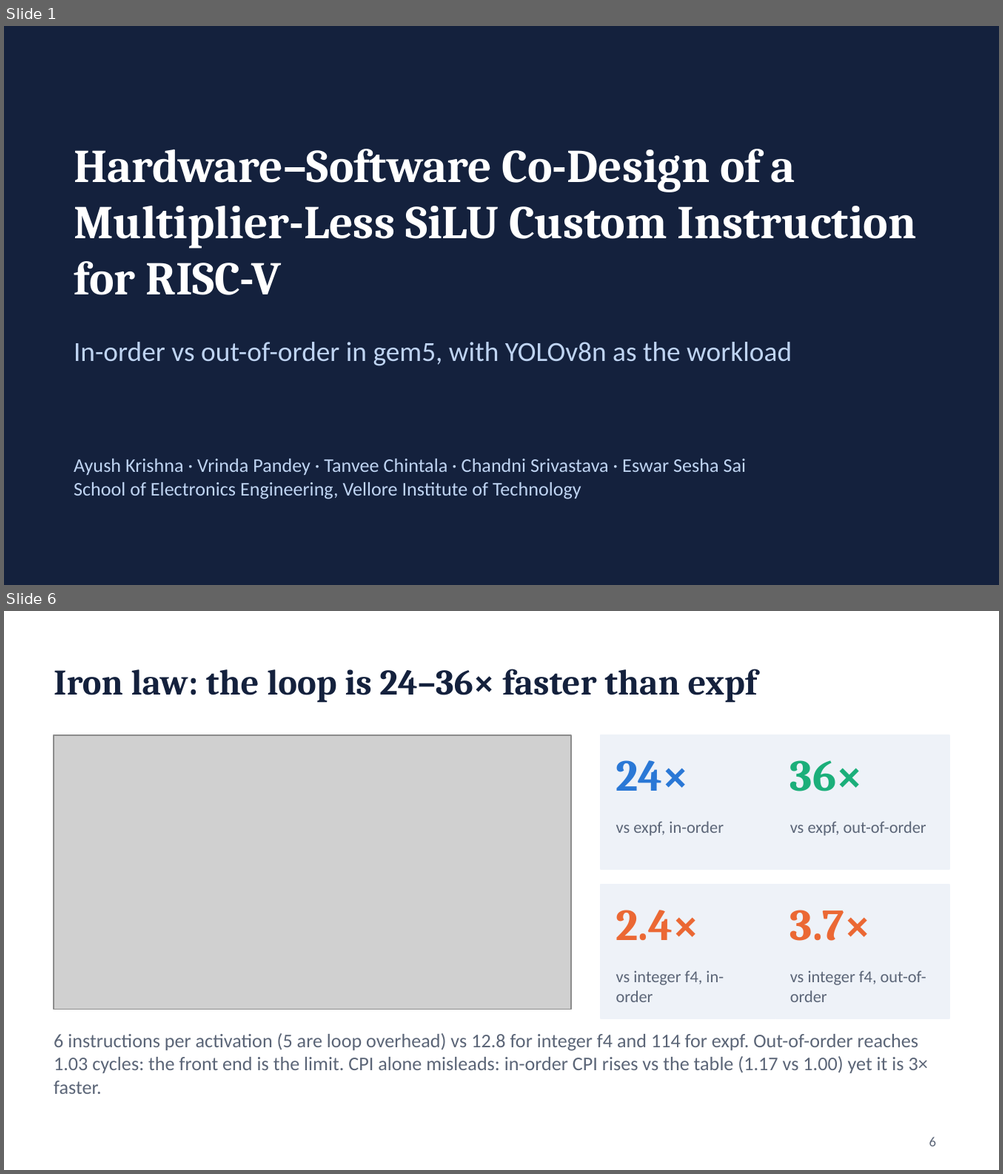
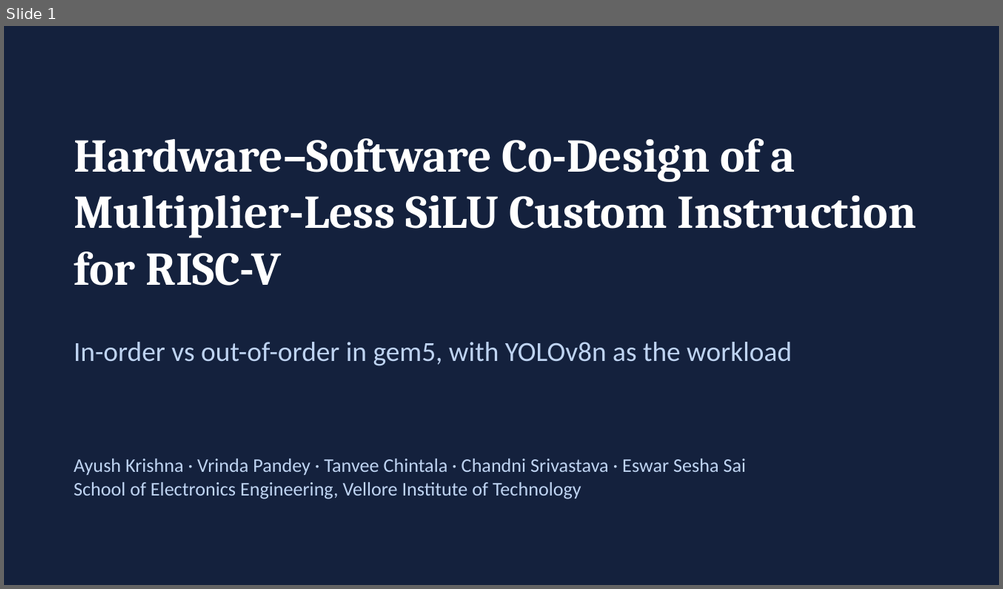
Before and after one commit to normie2099/SiLU-Architecture, a slide deck: results/slides/SiLU_class_presentation.pptx. Shown one above the other, each under a label of ours: slides 1 and 6 before the commit, slide 1 after it; the slides between them are not shown. The pictures are 1003x1174 and 1003x589 pixels, drawn with LibreOffice and Linux fonts; fonts in the diff are those of the drawing; grey boxes stand for pictures. Boxes give left, top, right and bottom in pixels: in the first picture for what was removed or moved away, otherwise in the second. Text is boxed around its words. In the diff, an @@ line names an element or a change of style, - is before the commit and + after.

Commit message:
Slides: full 19-slide deck with all figures and method explanations

```diff
--- a/results/slides/SiLU_class_presentation.pptx
+++ b/results/slides/SiLU_class_presentation.pptx
@@ slide 6 removed at [4,611,999,1170], background #FFFFFF @@
@@ title removed at [54,669,757,703] @@
-Iron law: the loop is 24–36× faster than expf
@@ picture removed at [54,735,571,1010] @@
@@ rectangle removed at [600,735,775,869] @@
@@ rectangle removed at [775,735,949,869] @@
@@ text removed at [616,760,689,791] @@
-24×
@@ text removed at [790,760,862,792] @@
-36×
@@ text removed at [616,821,723,836] @@
-vs expf, in-order
@@ text removed at [790,821,926,836] @@
-vs expf, out-of-order
@@ rectangle removed at [600,885,775,1019] @@
@@ rectangle removed at [775,885,949,1019] @@
@@ text removed at [616,910,699,940] @@
-2.4×
@@ text removed at [790,910,871,941] @@
-3.7×
@@ text removed at [616,971,723,1002] @@
-vs integer f4, in-order
@@ text removed at [790,971,926,1002] @@
-vs integer f4, out-of-order
@@ text removed at [54,1034,928,1094] @@
-6 instructions per activation (5 are loop overhead) vs 12.8 for integer f4 and 114 for expf. Out-of-order reaches 1.03 cycles: the front end is the limit. CPI alone misleads: in-order CPI rises vs the table (1.17 vs 1.00) yet it is 3× faster.
@@ page number removed at [929,1137,936,1147] @@
-6
@@ slide 1 changed as well @@
@@ text "Hardware–Software Co-Design of a Multiplier-Less ...": place and size @@
-text "Hardware–Software Co-Design of a Multiplier-Less ..." at [74,149,916,295]
+text "Hardware–Software Co-Design of a Multiplier-Less ..." at [74,138,916,286]
```
Also in this commit, not shown: 5 other slides changed, 13 slides added, 6 other slides removed, 1 other file.
